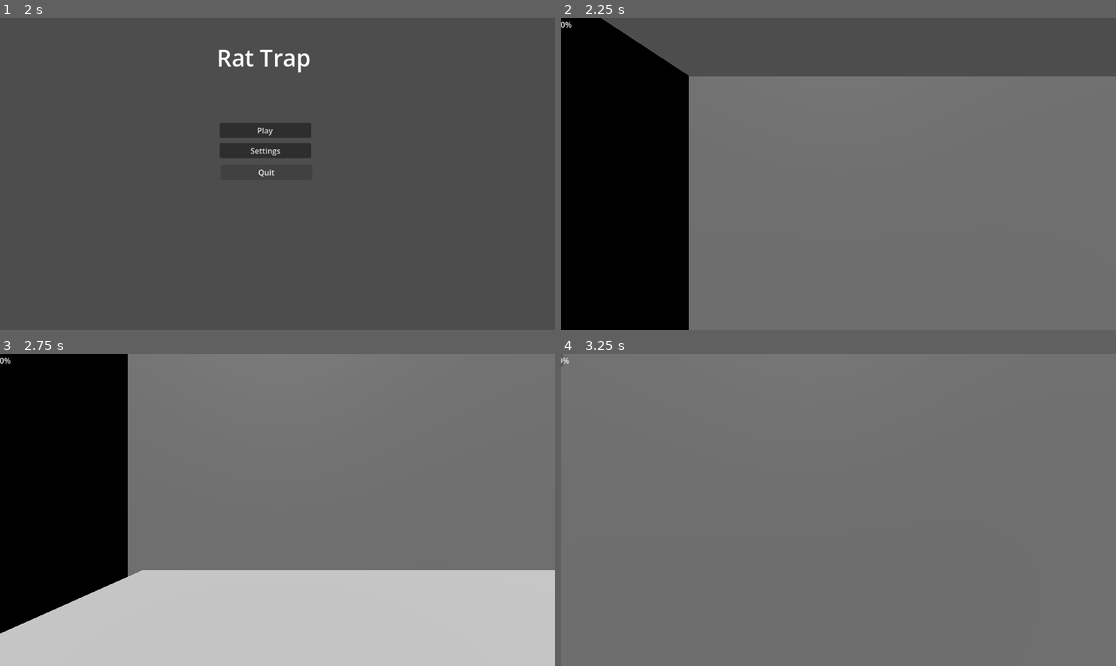
Above: before the commit, frames 1-4 (two rows, left to right).
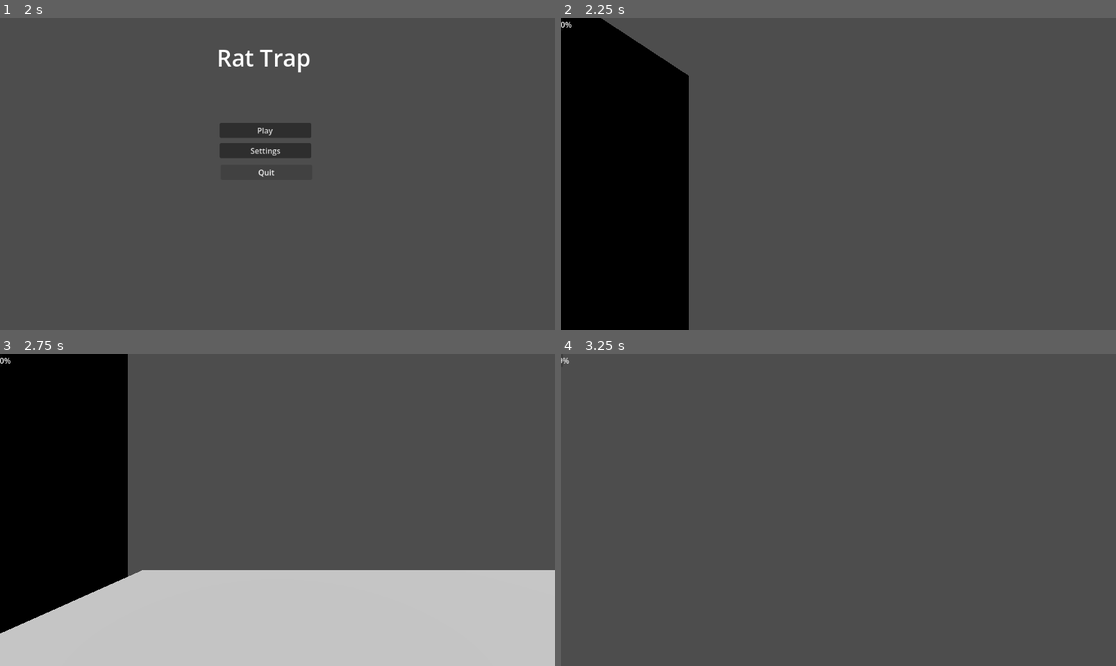
Above: after the commit, the same moments.

Repository: natmar68-cmyk/Rat_Trap
Game: Godot game, scene res://Scenes/menu.tscn
Two runs of this game, one before a commit and one after it. Both use one fixed random seed, a clock stepped at 60 frames per second and the inputs below.
Inputs (mouse positions are in pixels of both pictures, inside the frame that each line leads up to):
- Up to frame 1 (2 s): click "Settings" at 0.5 s; click "Click here to return to menu" at 1.25 s
- Up to frame 2 (2.25 s): click "Play" at 2 s
- Up to frame 3 (2.75 s): no input
- Up to frame 4 (3.25 s): move the mouse to (866, 510) at 2.77 s; hold W (move_forward) from 2.78 s (still down); hold Ctrl (sprint) from 2.78 s (still down); tap Space (jump) at 3.02 s

Frame 1 is identical in both runs. In frame 2, 63% of the frame differs, in the area x 23-100%, y 18-100%; in frame 3, 53%; in frame 4, 100%, in the area x 0-100%, y 0-100%.

Commit message:
Working on rat hole

Diff:
--- a/Scenes/hole.gd
+++ /dev/null
@@ -1,11 +0,0 @@
-extends CSGPolygon3D
-
-
-# Called when the node enters the scene tree for the first time.
-func _ready() -> void:
-	pass # Replace with function body.
-
-
-# Called every frame. 'delta' is the elapsed time since the previous frame.
-func _process(delta: float) -> void:
-	pass
--- a/Scenes/kitchen.tscn
+++ b/Scenes/kitchen.tscn
@@ -24,10 +24,21 @@
 use_collision = true
 size = Vector3(60, 0, 100)
 
-[node name="Wall y-" type="CSGBox3D" parent="." unique_id=294544597]
+[node name="Hole_maker" type="CSGCombiner3D" parent="." unique_id=1170892875]
 transform = Transform3D(1.9106853e-15, 4.371139e-08, 0.99999994, 0.9999999, -4.371139e-08, 0, 4.3711385e-08, 1, -4.3711385e-08, 0, 29.5, -50)
+
+[node name="Hole_maker2" type="CSGCombiner3D" parent="Hole_maker" unique_id=1200368828]
+transform = Transform3D(1, 7.1054274e-15, -4.2351647e-22, -7.1054274e-15, 1, 7.1054274e-15, -4.2351647e-22, -7.1054274e-15, 1, 0, 0, 0)
+
+[node name="Wall y-" type="CSGBox3D" parent="Hole_maker/Hole_maker2" unique_id=981362354]
+transform = Transform3D(1, 3.5527137e-15, -2.1175824e-22, -3.5527137e-15, 1, 3.5527137e-15, -2.1175824e-22, -3.5527137e-15, 1, 0, 0, 0)
 use_collision = true
 size = Vector3(60, 0, 101)
+
+[node name="CSGCylinder3D" type="CSGCylinder3D" parent="Hole_maker/Hole_maker2" unique_id=1980869416]
+transform = Transform3D(0.0029237042, 0.0025586665, -0.9999924, 0.005627753, 0.9999807, 0.0025750988, 0.99998087, -0.005635246, 0.002909237, -28.678648, 0.017753601, -17.381962)
+operation = 2
+height = 0.13671875
 
 [node name="Fridge" type="CSGBox3D" parent="." unique_id=42084637]
 transform = Transform3D(1.9106853e-15, 4.371139e-08, 0.99999994, 0.9999999, -4.371139e-08, 0, 4.3711385e-08, 1, -4.3711385e-08, 6.6307755, 22, -40.87291)
@@ -84,8 +95,3 @@
 [node name="DirectionalLight3D2" type="DirectionalLight3D" parent="." unique_id=2141064549]
 transform = Transform3D(1, 0, 0, 0, 0.4909342, 0.8711966, 0, -0.8711966, 0.4909342, 0, 43, 34.827698)
 sky_mode = 1
-
-[node name="CSGCylinder3D" type="CSGCylinder3D" parent="." unique_id=951287844]
-transform = Transform3D(1, 0, 0, 0, 0.04013183, -0.9991944, 0, 0.9991944, 0.04013183, -20.25611, 0.39317206, -49.297707)
-radius = 2.338
-height = 0.55
